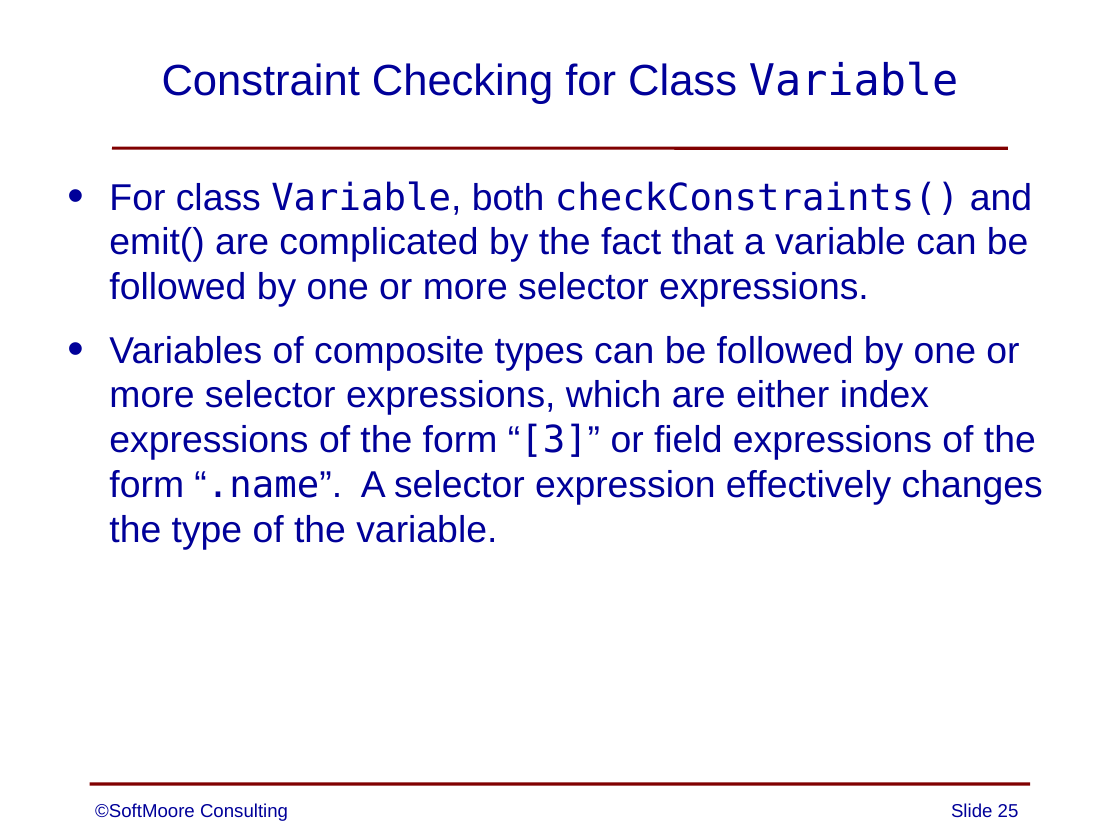
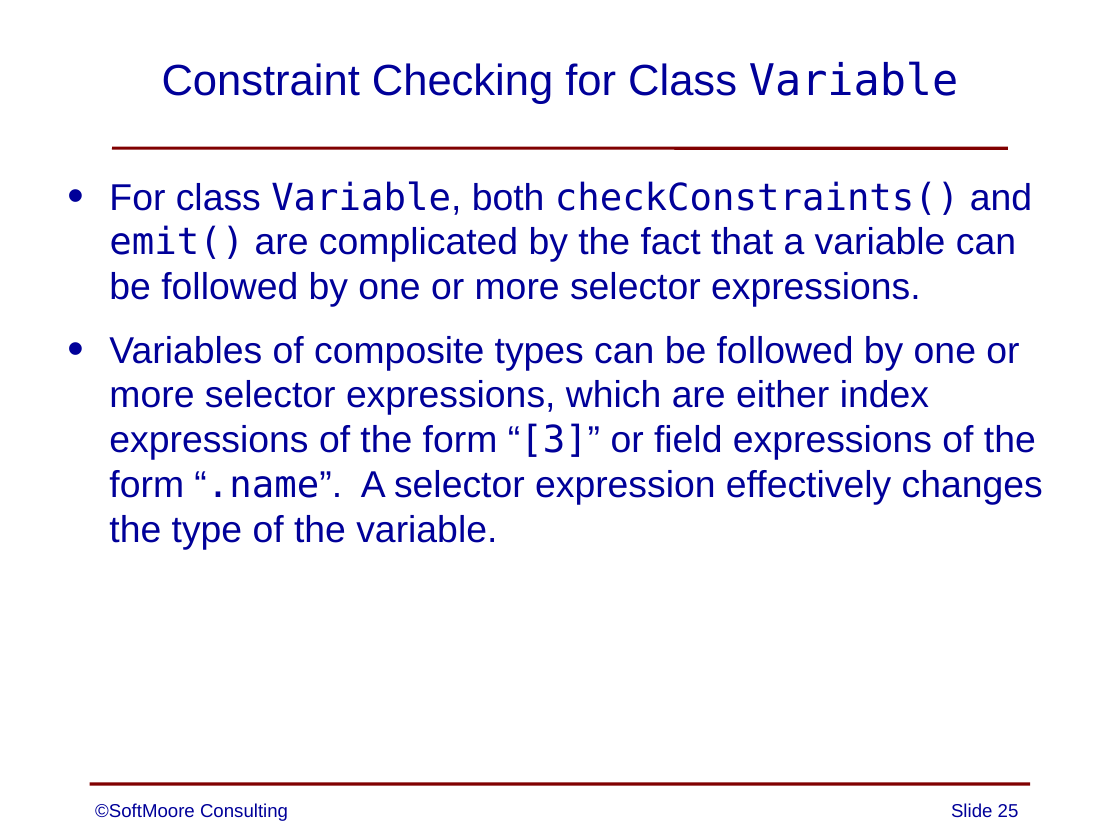
Before and after one commit to SoftMoore/CPRL-Java-4th, a slide deck: slide 25 of PowerPoints/09 - Constraint Analysis.pptx. Drawn at 1120x840 pixels with LibreOffice and Linux fonts; fonts in the diff are those of the drawing. Boxes give left, top, right and bottom in pixels: in the first picture for what was removed or moved away, otherwise in the second. Text is boxed around its words. In the diff, an @@ line names an element or a change of style, - is before the commit and + after.

```diff
--- a/PowerPoints/09 - Constraint Analysis.pptx
+++ b/PowerPoints/09 - Constraint Analysis.pptx
@@ text at (109, 181, 1032, 307): font Arial to DejaVu Sans Mono in "emit()" @@
```
Also in this commit, not shown: 5 other slides changed.
